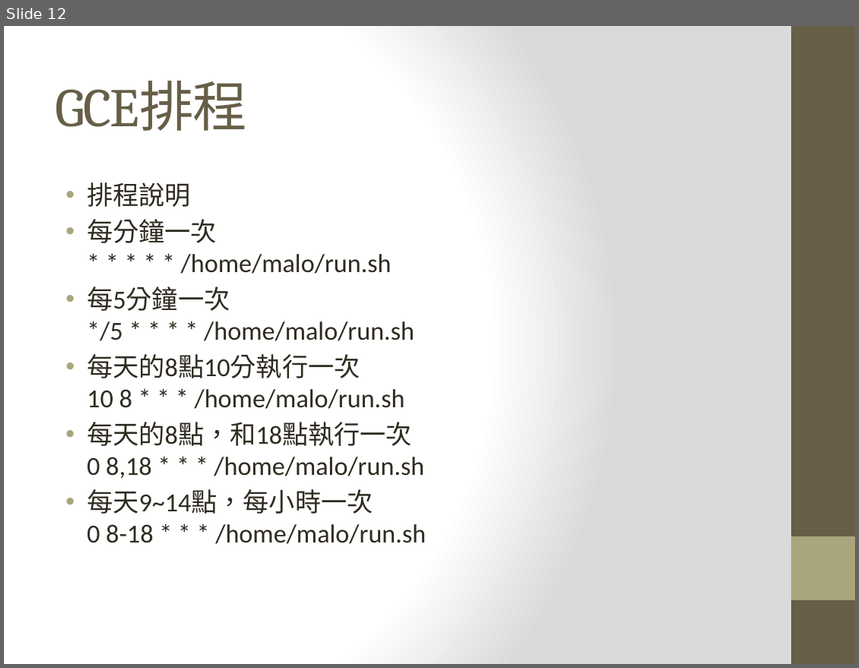
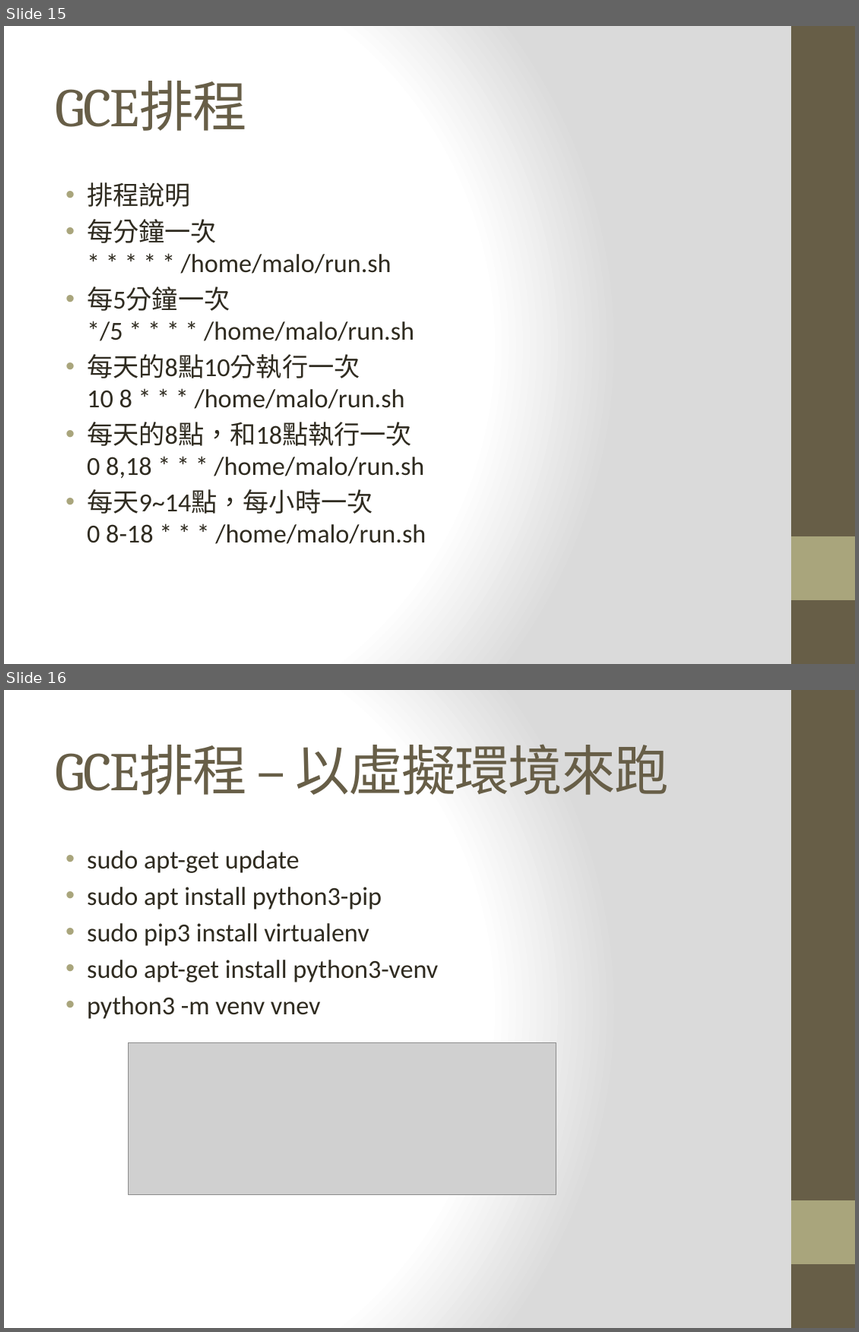
Before and after one commit to maloyang/KH20200704_Python_Basic_and_ML, a slide deck: Day3/Day3-3.pptx. Shown one above the other, each under a label of ours: slide 12 before the commit, slides 15 and 16 after it. The pictures are 859x668 and 859x1332 pixels, drawn with LibreOffice and Linux fonts; fonts in the diff are those of the drawing; grey boxes stand for pictures. Boxes give left, top, right and bottom in pixels: in the first picture for what was removed or moved away, otherwise in the second. Text is boxed around its words. In the diff, an @@ line names an element or a change of style, - is before the commit and + after.

```diff
--- a/Day3/Day3-3.pptx
+++ b/Day3/Day3-3.pptx
@@ slide 16 added at (4, 690, 855, 1328), background gradient #FFFFFF to #DADADA; not listed: 2 template elements that a slide beside it also shows @@
@@ title added at (55, 744, 669, 795), 46 pt, text #675E47 @@
+GCE排程 – 以虛擬環境來跑
@@ text added at (87, 850, 438, 1019), 22 pt, text #2F2B20 @@
+• sudo apt-get update
+• sudo apt install python3-pip
+• sudo pip3 install virtualenv
+• sudo apt-get install python3-venv
+• python3 -m venv vnev
@@ picture added at (129, 1043, 557, 1195) @@
@@ what was slide 12 is now slide 15 @@
```
Also in this commit, not shown: 2 slides changed, 5 other slides added, 1 slide removed.
